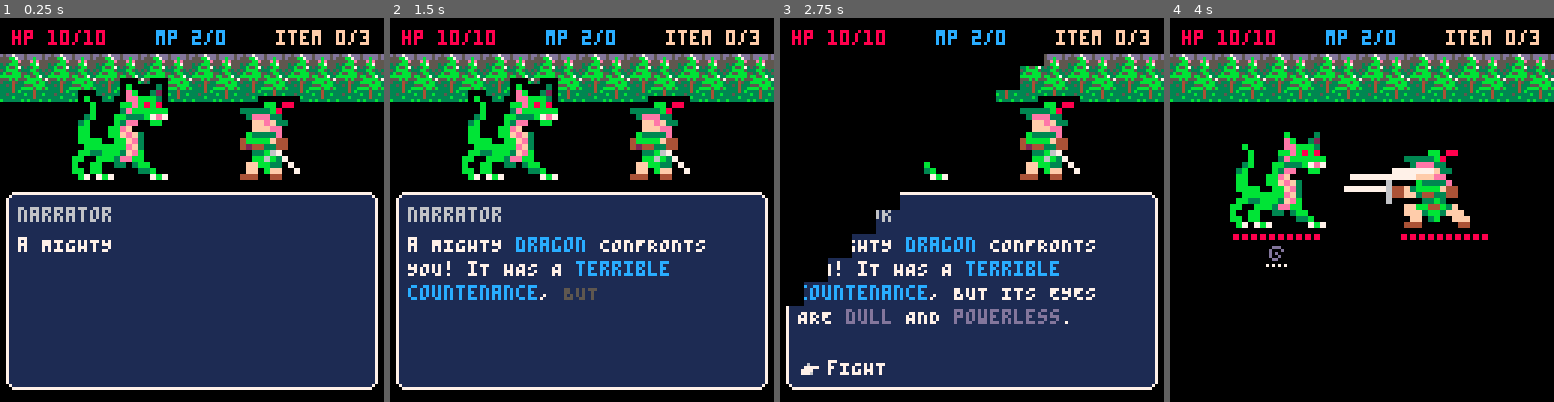
Above: before the commit, frames 1-4 (left to right).
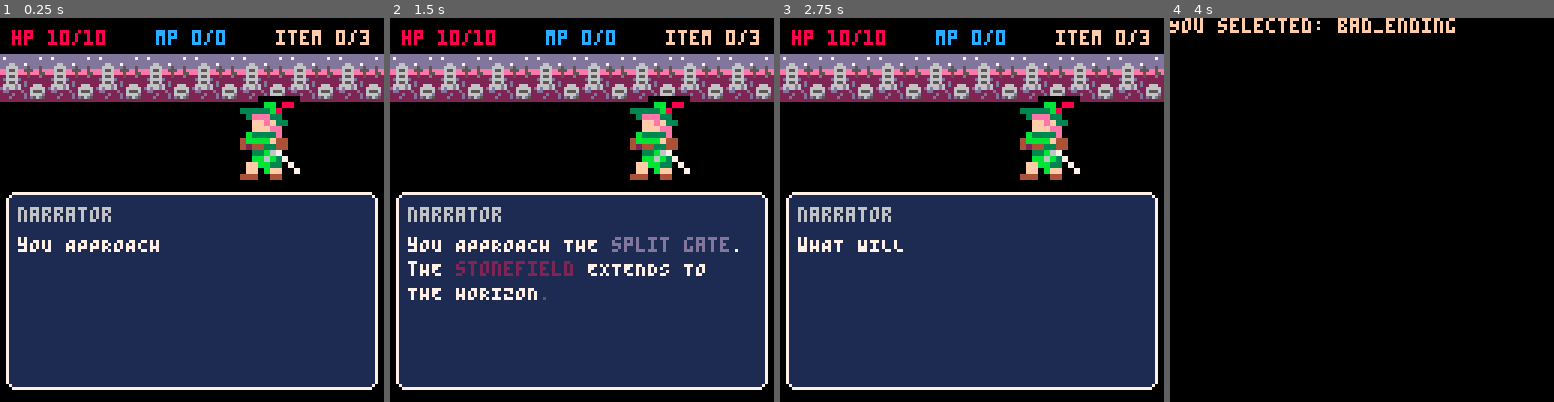
Above: after the commit, the same moments.

Repository: AddisonMink/pico8-prg
Game: PICO-8 cartridge main.p8
Same seed, same stepped clock (60 frames per second), same inputs: the game is played once before the commit and once after it.
Inputs:
- Up to frame 1 (0.25 s): no input
- Up to frame 2 (1.5 s): tap X (X key) at 0.33, 1.07 s; tap O (Z key) at 0.7 s
- Up to frame 3 (2.75 s): hold Right 1.6-2.1 s; tap O (Z key) at 1.7, 2.1, 2.5 s; tap X (X key) at 1.85 s; hold Up 2.15-2.42 s; hold Right from 2.47 s (still down)
- Up to frame 4 (4 s): tap O (Z key) at 2.9, 3.3, 3.7 s; tap X (X key) at 2.97 s; release Right at 3.03 s; hold Left 3.08-3.58 s; hold Down 3.63-3.97 s

The runs differ from the first frame. In frame 1, 15% of the frame differs, in the area x 0-100%, y 3-61%; in frame 2, 18%; in frame 3, 21%, in the area x 0-100%, y 3-93%; in frame 4, 21%.

Commit message:
add stonefield.

Diff:
--- a/dialogues.lua
+++ b/dialogues.lua
@@ -32,7 +32,7 @@
 @npc townsman
 @title <c15>TOWNSMAN<r>
 @body
-A <c14>PRIESTESS<r> lives out in the <c5>STONEFIELD<r> beyond the <c11>FOREST<r>. She knows how to break <c13>ENCHANTMENTS<r>.
+A <c14>PRIESTESS<r> lives out in the <c2>STONEFIELD<r> beyond the <c11>FOREST<r>. She knows how to break <c13>ENCHANTMENTS<r>.
 @body
 @option Continue
 
@@ -41,7 +41,7 @@
 @npc townsman
 @title <c15>TOWNSMAN<r>
 @body
-If you go to visit her, beware of the <c2>CURSED BEINGS<r> that haunt the <c5>STONEFIELD<r>.
+If you go to visit her, beware of the <c2>CURSED BEINGS<r> that haunt the <c2>STONEFIELD<r>.
 @body
 @option Leave
 @callback leave
@@ -280,7 +280,7 @@
 @npc priestess
 @title <c14>PRIESTESS<r>
 @body
-The <c13>SAGE<r> built this <c14>TEMPLE<r> at the edge of the <c11>FOREST<r> to protect it from the <c2>CURSED BEINGS<r> of the <c5>STONEFIELD<r>.
+The <c13>SAGE<r> built this <c14>TEMPLE<r> at the edge of the <c11>FOREST<r> to protect it from the <c2>CURSED BEINGS<r> of the <c2>STONEFIELD<r>.
 @body
 @option Continue
 
@@ -369,7 +369,7 @@
 @npc sage
 @title <c13>SAGE<r>
 @body
-Leave this <c3>DYING PLACE<r>! Go north, to the <c5>STONEFIELD<r>! You will grow <c8>STRONG<r>, if nothing else.
+Leave this <c3>DYING PLACE<r>! Go north, to the <c2>STONEFIELD<r>! You will grow <c8>STRONG<r>, if nothing else.
 @body
 @option Continue
 @screen_transition
@@ -456,3 +456,32 @@
     end
   }
 )
+
+stonefield = dialogue_new(
+  function() end,
+  [[
+@page
+@background graveyard
+@title <c6>NARRATOR<r>
+@body
+You approach the <c13>SPLIT GATE<r>. The <c2>STONEFIELD<r> extends to the horizon. Is there anything beyond it?
+@body
+@option Continue
+
+@page
+@background graveyard
+@title <c6>NARRATOR<r>
+@body
+What will you do?
+@body
+@option Go through the gate.
+@option Turn back.
+@callback bad_ending
+]],
+  {
+    bad_ending = function(idx)
+      return idx == 1 and { result = "bad_ending" }
+          or idx == 2 and { result = true }
+    end
+  }
+)
--- a/main.p8
+++ b/main.p8
@@ -17,10 +17,8 @@
 #include battle.lua
 #include dialogues.lua
 
-global.mp = 2
-global.spells[2] = true
 
-dialogue = dragon
+dialogue = stonefield
 result = nil
 dialogue:load()
 
